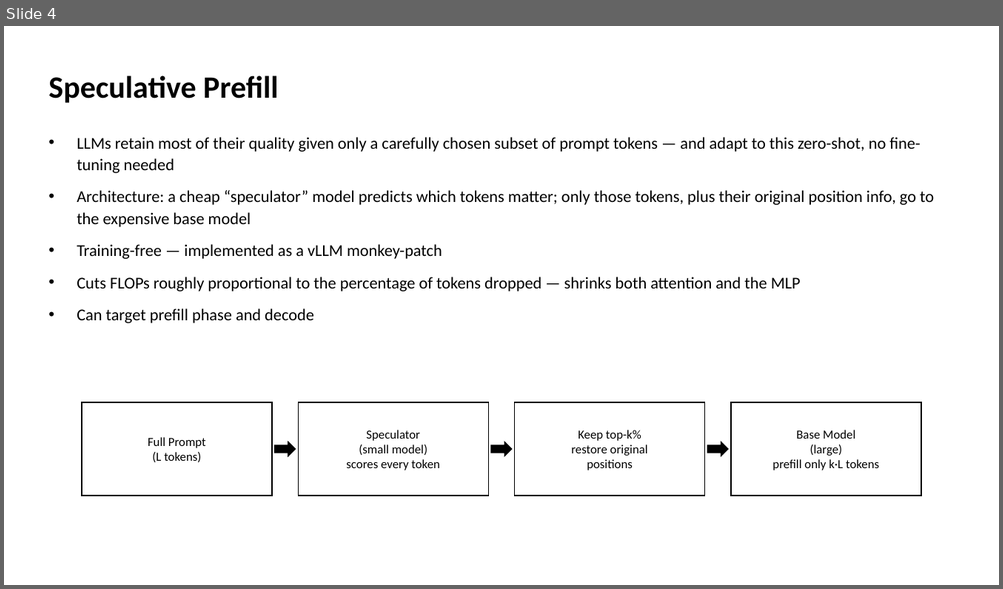
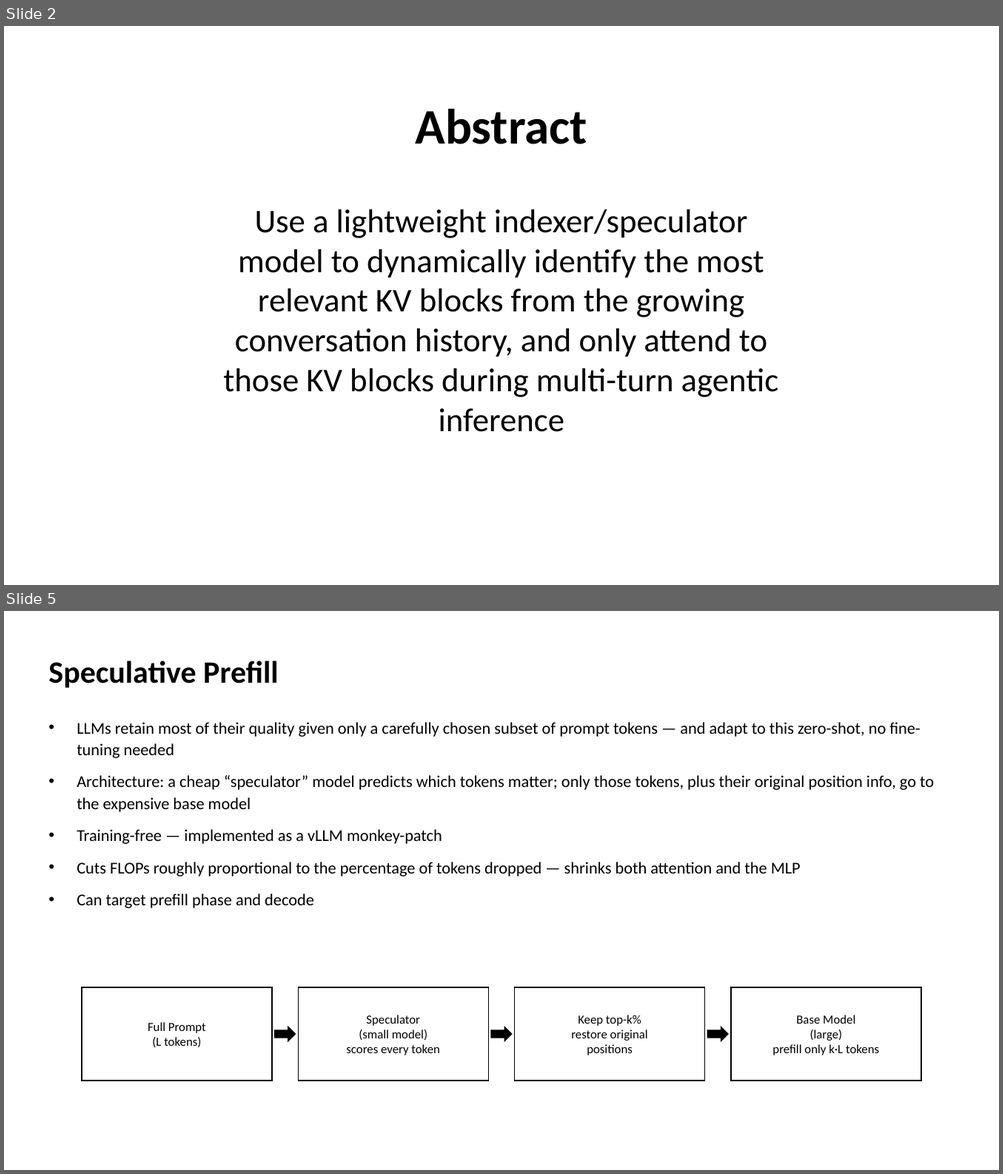
Before and after one commit to MS-Feeds/vllm-msn, a slide deck: benchmarks/spec_prefill_multi_turn/spec_prefill_multi_turn_template.pptx. Shown one above the other, each under a label of ours: slide 4 before the commit, slides 2 and 5 after it; the slides between them are not shown. The pictures are 1003x589 and 1003x1174 pixels, drawn with LibreOffice and Linux fonts; fonts in the diff are those of the drawing. Boxes give left, top, right and bottom in pixels: in the first picture for what was removed or moved away, otherwise in the second. Text is boxed around its words. In the diff, an @@ line names an element or a change of style, - is before the commit and + after.

```diff
--- a/benchmarks/spec_prefill_multi_turn/spec_prefill_multi_turn_template.pptx
+++ b/benchmarks/spec_prefill_multi_turn/spec_prefill_multi_turn_template.pptx
@@ slide 2 added at [4, 26, 999, 585], background #FFFFFF @@
@@ text added at [415, 109, 587, 144], 48 pt, text #000000, bold @@
+Abstract
@@ text added at [223, 210, 778, 432], 32 pt, text #000000 @@
+Use a lightweight indexer/speculator model to dynamically identify the most relevant KV blocks from the growing conversation history, and only attend to those KV blocks during multi-turn agentic inference
@@ what was slide 4 is now slide 5 @@
```
Also in this commit, not shown: 10 slides changed, 5 other slides added, 2 slides removed, 12 other files.
